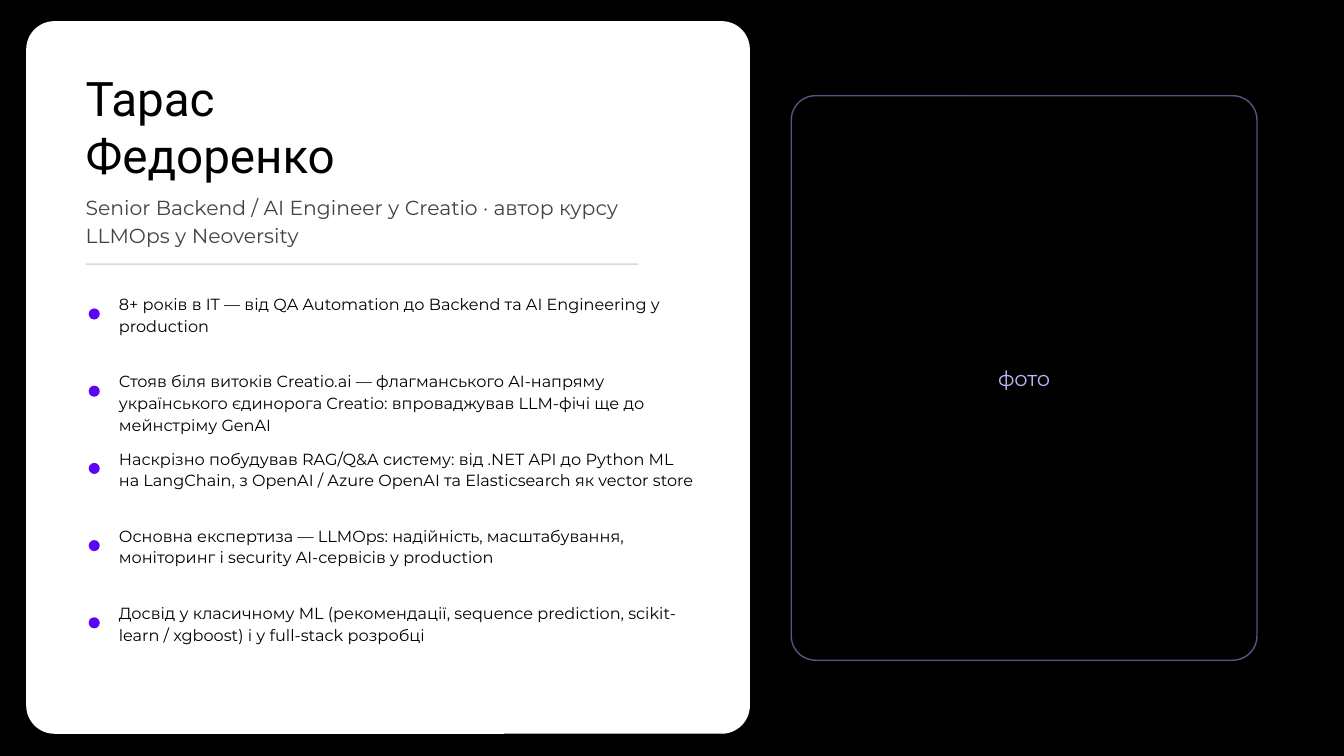
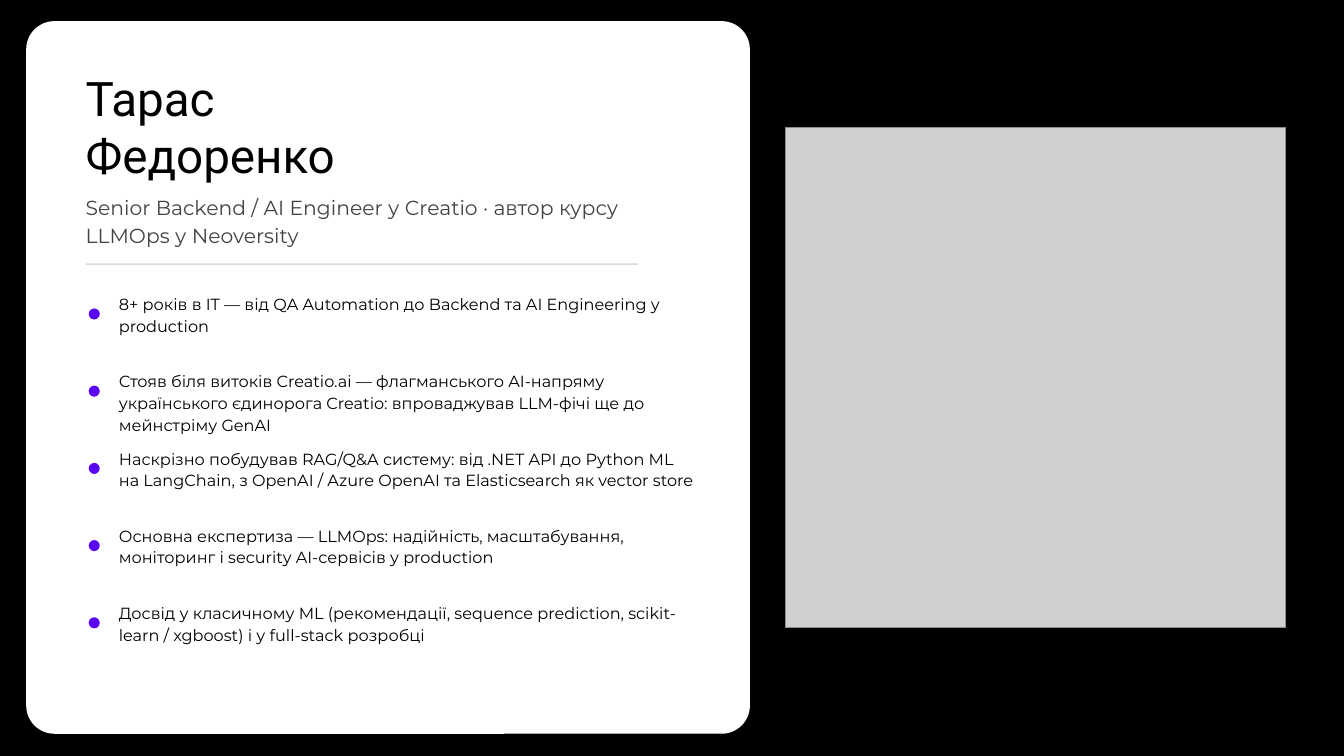
Before and after one commit to TarasFedorenkoFTV/llmops-bootcamp, a slide deck: slide 2 of docs/decks/L01.pptx. Drawn at 1344x756 pixels with LibreOffice and Linux fonts; fonts in the diff are those of the drawing; grey boxes stand for pictures; background and template pictures are left out. Boxes give left, top, right and bottom in pixels: in the first picture for what was removed or moved away, otherwise in the second. Text is boxed around its words. In the diff, an @@ line names an element or a change of style, - is before the commit and + after.

```diff
--- a/docs/decks/L01.pptx
+++ b/docs/decks/L01.pptx
@@ rounded rectangle removed at (791, 96, 1257, 660) @@
@@ picture added at (785, 128, 1286, 628) @@
@@ text removed at (998, 370, 1050, 390) @@
-фото
```
Also in this commit, not shown: 2 other files.
